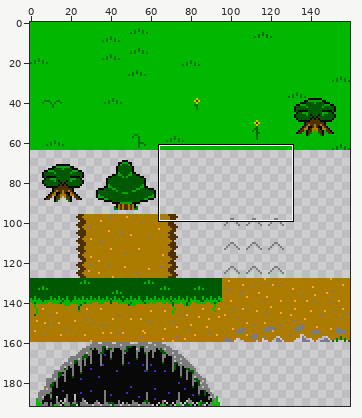
Sprite sheet: november/assets/grasslands.png. Above, an overview of the earlier version with the close-up marked.
Close-up. The starting point:
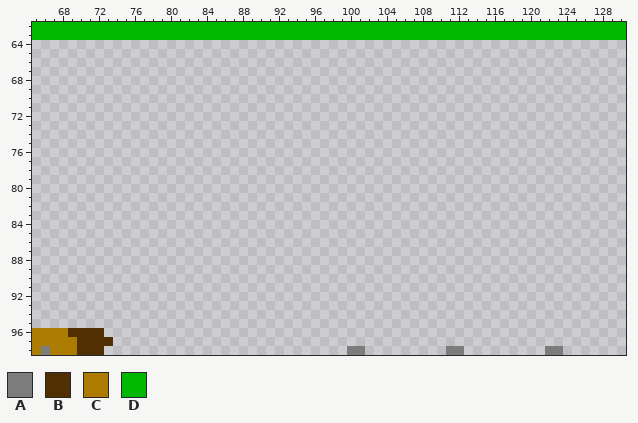
The file is 320x384 pixels, drawn in blocks of 2x2; one block is one cell here. Shown: x 65..130, y 62..98.
Palette (. is transparent): A #7c7c7c  B #503000  C #ac7c00  D #00b800
Pixels before (only the part around the change), first column x 65:
62 DDDDDDDDDDDDDDDDDDDDDDDDDDDDDDDDDDDDDDDDDDDDDDDDDDDDDDDDDDDDDDDDDD
63 DDDDDDDDDDDDDDDDDDDDDDDDDDDDDDDDDDDDDDDDDDDDDDDDDDDDDDDDDDDDDDDDDD
64 ..................................................................
65 ..................................................................
66 ..................................................................
67 ..................................................................
68 ..................................................................
69 ..................................................................
70 ..................................................................
71 ..................................................................
72 ..................................................................
73 ..................................................................
74 ..................................................................
75 ..................................................................
76 ..................................................................
77 ..................................................................
78 ..................................................................
79 ..................................................................
80 ..................................................................
81 ..................................................................
82 ..................................................................
83 ..................................................................
84 ..................................................................
85 ..................................................................
86 ..................................................................
87 ..................................................................
88 ..................................................................
89 ..................................................................
90 ..................................................................
91 ..................................................................
92 ..................................................................
93 ..................................................................
94 ..................................................................
95 ..................................................................
96 CCCCBBBB..........................................................
97 CCCCCBBBB.........................................................
98 CACCCBBB...........................AA.........AA.........AA.......
After:
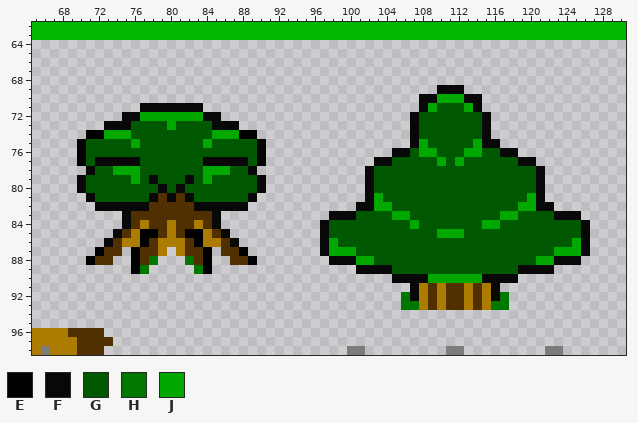
Colours new in this view: E #000000  F #080808  G #005800  H #007800  J #00a800
Difference:
Changed rows in their new state; - is an unchanged pixel.
first column x 70:
69 ----------------------------------------FFF--------------
70 --------------------------------------FFJJJFF------------
71 -------FFFFFFF------------------------FJGGGJF------------
72 -----FFJJJJJJJFF---------------------FGGGGGGGF-----------
73 ---FFFGGGGJGGGGFFF-------------------FGGGGGGGF-----------
74 -EEJJJGGGGGGGGGJJJEE-----------------FGGGGGGGF-----------
75 EGGGGGJGGGGGGGJGGGGGE----------------FJGGGGGJFF----------
76 EGGGGGGGGGGGGGGGGGGGE--------------FFGJJGGGJJGGFF--------
77 EGFFFFFGGGGGGGFFFFFGE------------FFGGGGGJGJGGGGGGFF------
78 -FGGJJJGGGGGGGJJJGGF------------FGGGGGGGGGGGGGGGGGGF-----
79 FGGGGGJGFGGGFGJGGGGGF-----------FGGGGGGGGGGGGGGGGGGF-----
80 FGGGGGGGGFGFGGGGGGGGF-----------FGGGGGGGGGGGGGGGGGGF-----
81 -FGGGGGGFBFBFGGGGGGF------------FJGGGGGGGGGGGGGGGGJF-----
82 --FFFFFFBBBBBFFFFFF------------FFJJGGGGGGGGGGGGGGJJFF----
83 -----FBBBBBBBBBF------------FFFGGGGJJGGGGGGGGGGJJGGGGFFF-
84 -----FBCBBCBBCBF-----------FGGGGGGGGGJGGGGGGGJJGGGGGGGGGF
85 ----FBCEEBCBEECBF----------FGGGGGGGGGGGGJJJGGGGGGGGGGGGGF
86 ---FBCCEBCCCBECCBF---------FJGGGGGGGGGGGGGGGGGGGGGGGGGGJF
87 --EBB-EBBC-CBBE-BBE--------FJJJGGGGGGGGGGGGGGGGGGGGGGJJJF
88 -EBB--EBH---HBE--BBE--------FFFJJGGGGGGGGGGGGGGGGGGJJFFF-
89 ------EH-----HE----------------FFFFGGGGGGGGGGGGGGFFFF----
90 -----------------------------------FFFFJJJJJJFFFF--------
91 -------------------------------------FCBCBBCBCF----------
92 ------------------------------------HFCBCBBCBCFH---------
93 ------------------------------------HHCBCBBCBCHH---------
Boxes around the changes in both close-ups, in picture pixels (x1, y1, x2, y2):
added: (320, 85, 590, 310)
added: (77, 103, 266, 274)
